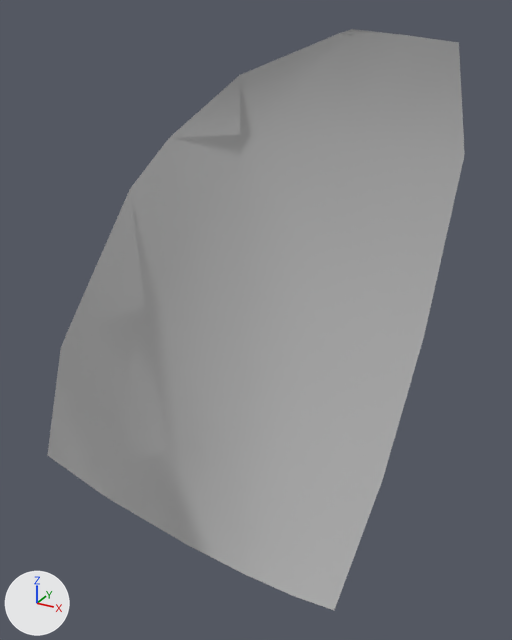
The FBX model Environment/Scene_props/scenes/Asset_breakable_vase_01.fbx: old version first, new version second.
Camera for both pictures: a 50 mm camera at (0.812, -1.736, 1.9) aimed at (-0.13, -0.024, 1.044). The lights are fixed; the arrows at lower left show +X, +Y and +Z. Where no turn or scale is listed for an object, it has been applied to the vertices.

Before the edit, the objects in view are built like this:
```python
me_mesh = bpy.data.meshes.new('Mesh')
me_mesh.from_pydata(...)  # 29 vertices, 19 faces; spans x -0.63..0.36, y -0.54..0.38, z 0.0..1.85
me_mesh.materials.append(mat_lambert1)  # grey #bcbcbc
ob_asset_breakable_vase_01 = bpy.data.objects.new('Asset_breakable_vase_01', me_mesh)
ob_asset_breakable_vase_01.location = (0.0, 0.0, 0.0)
```
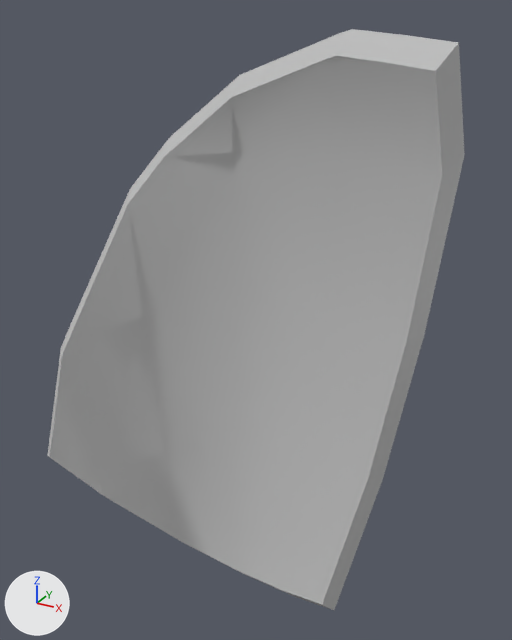
Commit message: vase tout bien

What the commit changed:
me_mesh is used by ob_asset_breakable_vase_01; location (0.0, 0.0, 0.0).
me_mesh had 29 vertices, 19 faces and spanned x -0.63..0.36, y -0.54..0.38, z 0.0..1.85.
me_mesh now has 58 vertices, 57 faces and spans x -0.63..0.36, y -0.56..0.38, z 0.0..1.85.
Part 1, on me_mesh:
29 vertices are added at x -0.59..0.32, y -0.56..0.3, z 0.07..1.78.
38 new faces join them.

Pixel boxes (x1, y1, x2, y2) of what changed, in the pictures (512 x 640 px):
part 1 of me_mesh, added
    after: (48, 29, 465, 610)
